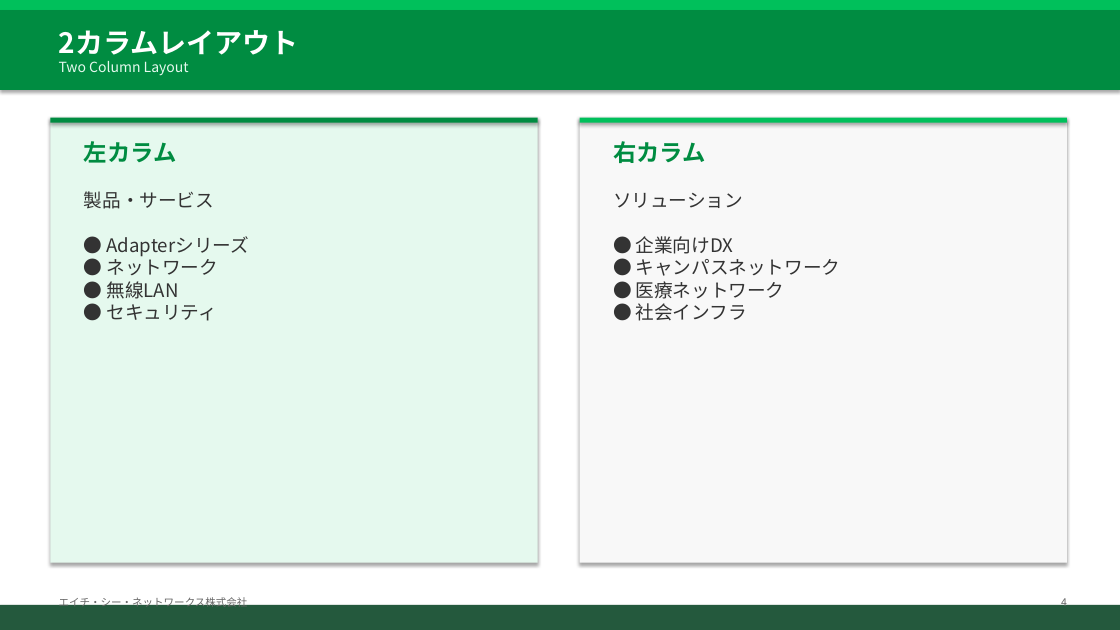
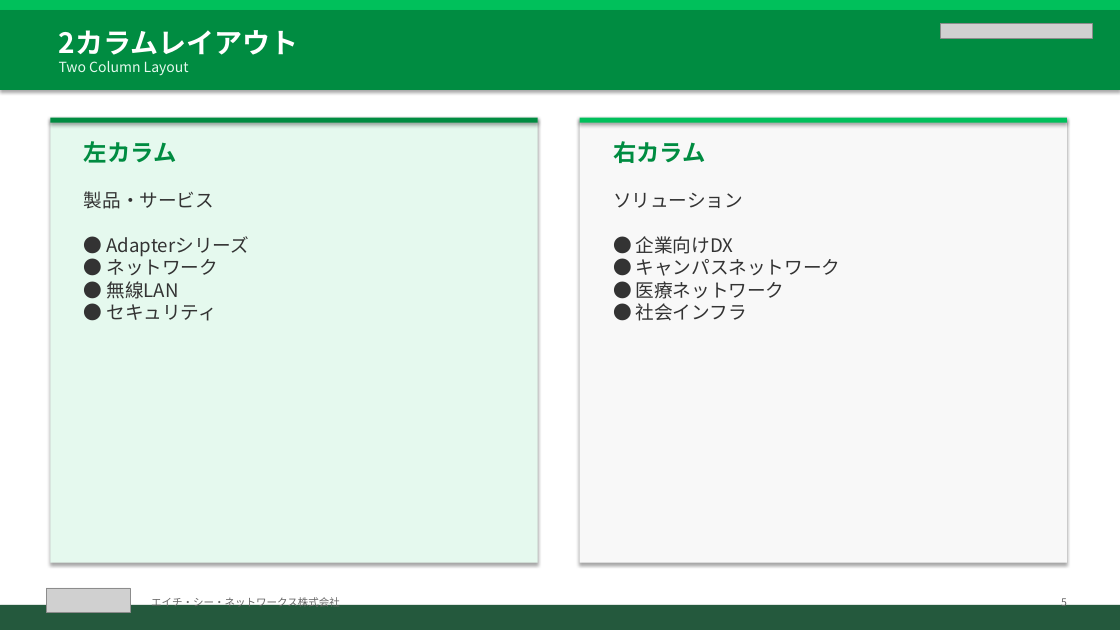
Before and after one commit to Enkhee-iu/SmartAttend, a slide deck: slide 5 of docs/templates/HCNET_PowerPoint_Template.pptx (slide 4 before the commit). Drawn at 1120x630 pixels with LibreOffice and Linux fonts; fonts in the diff are those of the drawing; grey boxes stand for pictures. Boxes give left, top, right and bottom in pixels: in the first picture for what was removed or moved away, otherwise in the second. Text is boxed around its words. In the diff, an @@ line names an element or a change of style, - is before the commit and + after.

```diff
--- a/docs/templates/HCNET_PowerPoint_Template.pptx
+++ b/docs/templates/HCNET_PowerPoint_Template.pptx
@@ picture added at bbox=[941, 24, 1092, 39] @@
@@ picture added at bbox=[46, 588, 130, 613] @@
@@ text "エイチ・シー・ネットワークス株式会社": place and size @@
-text "エイチ・シー・ネットワークス株式会社" at bbox=[59, 596, 248, 610]
+text "エイチ・シー・ネットワークス株式会社" at bbox=[151, 596, 340, 610]
@@ text at bbox=[1061, 596, 1067, 610]: text changed @@
-4
+5
```
Also in this commit, not shown: 8 other slides changed, 7 slides added, 4 other files.
